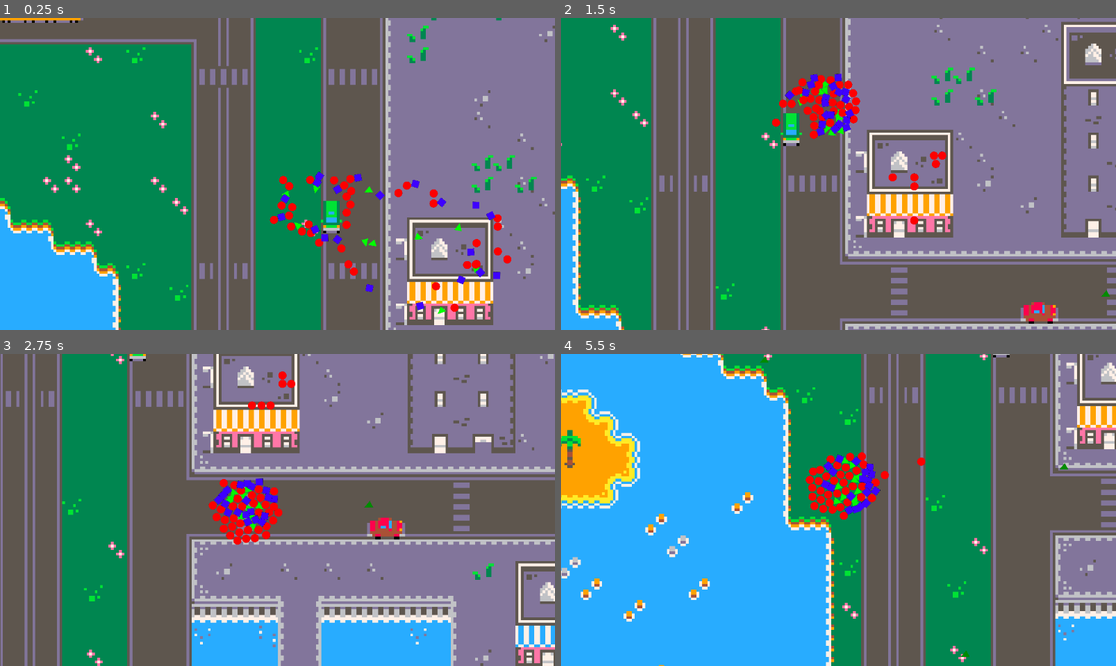
Above: before the commit, frames 1-4 (two rows, left to right).
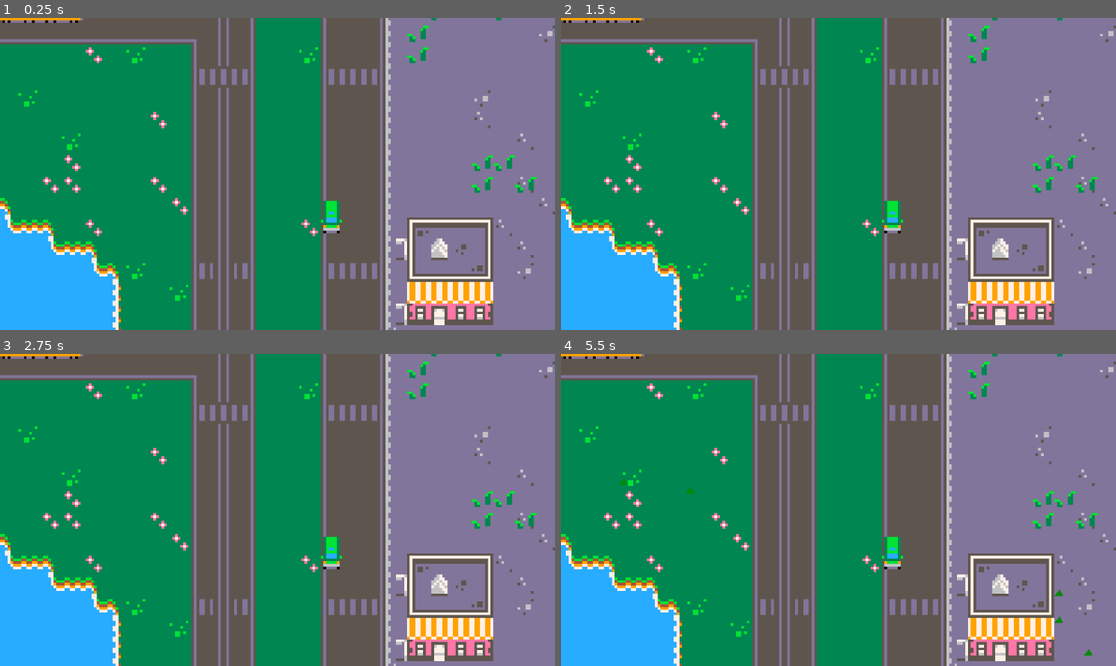
Above: after the commit, the same moments.

Repository: elias-bina/the-tipping-point
Game: Godot game, scene res://levels/Level_2.tscn
Two runs of this game, one before a commit and one after it. Both use one fixed random seed, a clock stepped at 60 frames per second and the inputs below.
Inputs (mouse positions are in pixels of both pictures, inside the frame that each line leads up to):
- Up to frame 1 (0.25 s): no input
- Up to frame 2 (1.5 s): move the mouse to (960, 158) at 0.52 s; hold D (player_right) 0.53-1.28 s; click (960, 158) at 0.6 s; move the mouse to (727, 189) at 1.27 s; hold S (player_down) from 1.28 s (still down); tap Shift (player_dash) at 1.35 s
- Up to frame 3 (2.75 s): move the mouse to (333, 441) at 2.02 s; release S (player_down) at 2.03 s; hold D (player_right) from 2.03 s (still down); tap Space (player_parry) at 2.1 s
- Up to frame 4 (5.5 s): move the mouse to (810, 572) at 2.77 s; release D (player_right) at 2.78 s; hold W (player_up) 2.78-3.53 s; right-click (810, 572) at 2.85 s; move the mouse to (1005, 556) at 3.52 s; hold A (player_left) 3.53-5.03 s; click (1005, 556) at 3.6 s; move the mouse to (672, 463) at 4.27 s; tap Shift (player_dash) at 4.35 s; move the mouse to (866, 510) at 5.02 s; hold S (player_down) from 5.03 s (still down); tap Space (player_parry) at 5.1 s

The runs differ from the first frame. In frame 1, 2.0% of the frame differs, in the area x 48-93%, y 49-95%; in frame 2, 57%; in frame 3, 71%; in frame 4, 78%, in the area x 0-100%, y 0-100%.
Error after the commit: Parse Error: Could not preload resource file "res://objects/unit/melee_unit.tscn". (res://objects/player_swarm.gd:5)

Commit message:
Added basic sword slash

Diff:
--- a/Level1.tscn
+++ b/Level1.tscn
@@ -2,10 +2,10 @@
 
 [ext_resource type="Script" path="res://level_1.gd" id="1_gk63y"]
 [ext_resource type="Texture2D" uid="uid://dwcubel1h17cq" path="res://Isaac's_Room_1.webp" id="1_sdw6h"]
-[ext_resource type="Texture2D" uid="uid://w5pfh0j6ss24" path="res://icon.svg" id="2_iir3x"]
 [ext_resource type="Script" path="res://label.gd" id="3_f73k4"]
 [ext_resource type="PackedScene" uid="uid://cd65wwi4htatw" path="res://InputManager.tscn" id="4_w47bo"]
-[ext_resource type="PackedScene" uid="uid://dbpcnnhjmv17m" path="res://objects/enemy_spawner.tscn" id="5_q1a8k"]
+[ext_resource type="PackedScene" uid="uid://b3h3cb36jn0o7" path="res://objects/enemy_spawner.tscn" id="5_q1a8k"]
+[ext_resource type="Texture2D" uid="uid://cmdiuplrm813x" path="res://assets/Cursor.png" id="7_g10x1"]
 [ext_resource type="Script" path="res://objects/player_swarm.gd" id="7_jmmy2"]
 
 [node name="GameRoom" type="Node2D"]
@@ -34,8 +34,11 @@
 script = ExtResource("7_jmmy2")
 
 [node name="PlayerCursor" type="Sprite2D" parent="PlayerSwarm"]
-scale = Vector2(0.414063, 0.414063)
-texture = ExtResource("2_iir3x")
+top_level = true
+z_index = 1
+texture_filter = 1
+scale = Vector2(2, 2)
+texture = ExtResource("7_g10x1")
 
 [connection signal="activate_attack" from="InputManager" to="PlayerSwarm" method="_on_input_manager_activate_attack"]
 [connection signal="activate_dash" from="InputManager" to="PlayerSwarm" method="_on_input_manager_activate_dash"]
--- a/level_1.gd
+++ b/level_1.gd
@@ -7,7 +7,7 @@
 # Called when the node enters the scene tree for the first time.
 func _ready() -> void:
 	swarmNode = get_node("PlayerSwarm");
-	swarmNode.initialize_positions(get_viewport_rect().size, 30, 30, 10);
+	swarmNode.initialize_positions(get_viewport_rect().size, 10, 5, 5);
 	enemySpawner = get_node("EnemySpawner");
 
 	swarmNode.player_move.connect(_on_player_move)
--- a/objects/enemy/enemy.gd
+++ b/objects/enemy/enemy.gd
@@ -3,14 +3,22 @@
 class_name Enemy
 
 const max_speed = 200
+const max_hp = 1;
 
 var targetPos: Vector2 = Vector2(0,0)
-var angular_force = 50000
-var linear_force = 5
+var curr_hp = max_hp
+
+func _init() -> void:
+	curr_hp = max_hp
 
 func _physics_process(delta: float) -> void:
 	velocity = (targetPos - global_position).normalized() * max_speed
 	move_and_slide()
+
+
+
+func take_hit(nb_hp: int):
+	queue_free()
 
 func set_target(pos: Vector2):
 	targetPos = pos
--- a/objects/player_swarm.gd
+++ b/objects/player_swarm.gd
@@ -58,7 +58,7 @@
 	return direction_to_center;
 
 
-func get_force_of_repulsion(i, units):
+func get_force_of_repulsion(_i, _units):
 	printerr("ABSTRACT FUNCTION CALLED");
 
 
@@ -97,7 +97,10 @@
 
 
 func _on_input_manager_activate_attack() -> void:
-	print("attack")
+	for unit in units:
+		if unit is MeleeUnit:
+			#TODO: Viser ennemi
+			unit.attack()
 
 
 func _on_input_manager_activate_parry() -> void:
--- /dev/null
+++ b/objects/projectiles/sword_slash.gd
@@ -0,0 +1,24 @@
+extends Node2D
+
+
+# Called when the node enters the scene tree for the first time.
+func _ready() -> void:
+
+	pass # Replace with function body.
+
+
+# Called every frame. 'delta' is the elapsed time since the previous frame.
+func _process(delta: float) -> void:
+	pass
+
+
+func _on_slash_duration_timer_timeout() -> void:
+	queue_free()
+
+
+
+var enemy_array = []
+
+func _on_area_2d_body_entered(body: Node2D) -> void:
+	if body is Enemy:
+		body.take_hit(1);
--- a/objects/projectiles/sword_slash.tscn
+++ b/objects/projectiles/sword_slash.tscn
@@ -1,9 +1,32 @@
-[gd_scene load_steps=2 format=3 uid="uid://k5k2lin58nic"]
+[gd_scene load_steps=4 format=3 uid="uid://dgref27nts2ib"]
 
-[ext_resource type="Texture2D" uid="uid://d1nr0ytg320wc" path="res://assets/SwordSlash.png" id="1_m4fgb"]
+[ext_resource type="Script" path="res://objects/projectiles/sword_slash.gd" id="1_skjmc"]
+[ext_resource type="Texture2D" uid="uid://dakwjil8us54x" path="res://assets/SwordSlash.png" id="2_qjp7w"]
+
+[sub_resource type="RectangleShape2D" id="RectangleShape2D_vhyyq"]
+size = Vector2(30, 62)
 
 [node name="SwordSlash" type="Node2D"]
+script = ExtResource("1_skjmc")
 
 [node name="Sprite2D" type="Sprite2D" parent="."]
 texture_filter = 1
-texture = ExtResource("1_m4fgb")
+position = Vector2(0.155, -0.552)
+rotation = 0.190241
+scale = Vector2(1.80842, 1.80842)
+texture = ExtResource("2_qjp7w")
+
+[node name="SlashDurationTimer" type="Timer" parent="."]
+wait_time = 0.2
+one_shot = true
+autostart = true
+
+[node name="Area2D" type="Area2D" parent="."]
+
+[node name="CollisionShape2D" type="CollisionShape2D" parent="Area2D"]
+position = Vector2(2, 0)
+shape = SubResource("RectangleShape2D_vhyyq")
+
+[connection signal="timeout" from="SlashDurationTimer" to="." method="_on_slash_duration_timer_timeout"]
+[connection signal="body_entered" from="Area2D" to="." method="_on_area_2d_body_entered"]
+[connection signal="body_shape_entered" from="Area2D" to="." method="_on_area_2d_body_shape_entered"]
--- a/objects/unit/melee_unit.gd
+++ b/objects/unit/melee_unit.gd
@@ -1,4 +1,9 @@
-extends "res://objects/unit/unit.gd"
+extends Unit
+
+class_name MeleeUnit
+
+var sword_slash = preload("res://objects/projectiles/sword_slash.tscn");
+
 
 func get_force_of_repulsion(i, units, center):
 	var velocity_outwards_center = units[i].get_global_position() - center;
@@ -23,5 +28,14 @@
 
 	return Vector2(0, 0);
 
-func is_shield():
+func attack():
+	var slash = sword_slash.instantiate()
+	slash.set_global_position(Vector2(25,0))
+	add_child(slash)
+
+func is_melee():
 	return true;
+
+
+func _on_ennemy_detection_range_body_entered(body: Node2D) -> void:
+	look_at(body.position)
--- a/objects/unit/melee_unit.tscn
+++ b/objects/unit/melee_unit.tscn
@@ -1,7 +1,13 @@
-[gd_scene load_steps=3 format=3 uid="uid://bytgdoke0axr7"]
+[gd_scene load_steps=5 format=3 uid="uid://dajobbh0rl5jw"]
 
-[ext_resource type="Texture2D" uid="uid://cul2oh6ah2538" path="res://assets/melee.png" id="1_2s28j"]
-[ext_resource type="Script" path="res://objects/unit/melee_unit.gd" id="1_cvpc6"]
+[ext_resource type="Script" path="res://objects/unit/melee_unit.gd" id="1_y726m"]
+[ext_resource type="Texture2D" uid="uid://cul2oh6ah2538" path="res://assets/shield.png" id="2_o8xij"]
+
+[sub_resource type="CircleShape2D" id="CircleShape2D_hipew"]
+radius = 16.0
+
+[sub_resource type="CircleShape2D" id="CircleShape2D_1qixh"]
+radius = 109.073
 
 [node name="MeleeUnit" type="RigidBody2D"]
 z_index = 3
@@ -12,7 +18,19 @@
 polygon = PackedVector2Array(1.005, -11.335, 11.55, 7.775, -14.91, 7.995)
 
 [node name="Sprite2D" type="Sprite2D" parent="."]
-show_behind_parent = true
-position = Vector2(5, -2)
-scale = Vector2(0.166366, 0.163102)
-texture = ExtResource("1_2s28j")
+scale = Vector2(0.200332, 0.2)
+texture = ExtResource("2_o8xij")
+region_enabled = true
+region_rect = Rect2(203.351, 119.289, 180.316, 138.242)
+
+[node name="CollisionShape2D" type="CollisionShape2D" parent="."]
+position = Vector2(1, 4)
+shape = SubResource("CircleShape2D_hipew")
+
+[node name="EnnemyDetectionRange" type="Area2D" parent="."]
+
+[node name="CollisionShape2D" type="CollisionShape2D" parent="EnnemyDetectionRange"]
+position = Vector2(1, 0)
+shape = SubResource("CircleShape2D_1qixh")
+
+[connection signal="body_entered" from="EnnemyDetectionRange" to="." method="_on_ennemy_detection_range_body_entered"]
--- a/objects/unit/shield_unit.tscn
+++ b/objects/unit/shield_unit.tscn
@@ -1,20 +1,20 @@
 [gd_scene load_steps=4 format=3 uid="uid://dajobbh0rl5jw"]
 
 [ext_resource type="Script" path="res://objects/unit/shield_unit.gd" id="1_gpuvh"]
-[ext_resource type="Texture2D" uid="uid://cw162q56ggqbf" path="res://assets/shield.png" id="1_q6otd"]
+[ext_resource type="Texture2D" uid="uid://cw162q56ggqbf" path="res://assets/melee.png" id="2_ned5u"]
 
-[sub_resource type="RectangleShape2D" id="RectangleShape2D_q4brv"]
+[sub_resource type="CircleShape2D" id="CircleShape2D_bnk1w"]
+radius = 12.0
 
 [node name="ShieldUnit" type="RigidBody2D"]
 z_index = 3
 script = ExtResource("1_gpuvh")
 
+[node name="Sprite2D" type="Sprite2D" parent="."]
+scale = Vector2(0.200332, 0.2)
+texture = ExtResource("2_ned5u")
+region_enabled = true
+region_rect = Rect2(220, 124, 107, 113)
+
 [node name="CollisionShape2D" type="CollisionShape2D" parent="."]
-self_modulate = Color(0.485368, 0, 0.207082, 1)
-shape = SubResource("RectangleShape2D_q4brv")
-
-[node name="Sprite2D" type="Sprite2D" parent="."]
-show_behind_parent = true
-position = Vector2(13, 2)
-scale = Vector2(0.216216, 0.213904)
-texture = ExtResource("1_q6otd")
+shape = SubResource("CircleShape2D_bnk1w")
--- a/objects/unit/unit.gd
+++ b/objects/unit/unit.gd
@@ -1,4 +1,6 @@
 extends RigidBody2D
+
+class_name Unit
 
 func is_melee():
 	return false;
@@ -8,3 +10,13 @@
 
 func is_shield():
 	return false;
+
+
+
+
+#var angular_force = 50
+#var target = position + Vector2.RIGHT
+#
+#func _physics_process(delta):
+	#var dir = transform.y.dot(position.direction_to(target))
+	#angular_velocity = - dir * angular_force
Binary file added: assets/Cursor.aseprite
Binary file added: assets/Cursor.png
Not shown, added: assets/Cursor.png.import
Binary file added: assets/SwordSlash.aseprite
